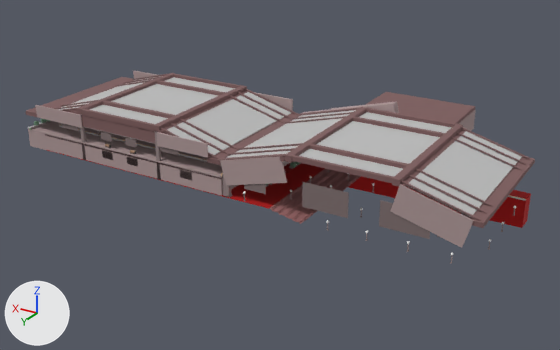
Renders of the glTF model vegas-101/assets/models/vegas_map.glb from each side of a commit.
The view is the same before and after, from a 50 mm lens placed at (-751.0, 841.0, 408.0), pointed at (-220.0, -44.0, -35.0). Lighting does not change. The marker at lower left points along +X, +Y and +Z. The picture after the commit comes second. Vertices at exactly the same position are counted once.

Objects in the first picture: 'Roblox reference geometry'.
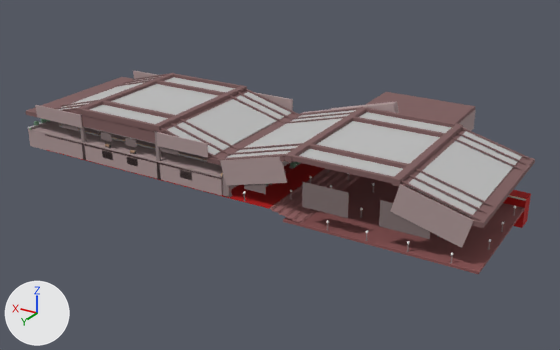
Boxes (x1, y1, x2, y2) around the edits, measured in the pictures (560 x 350 px):
'Roblox reference geometry', reshaped
    before: (26, 71, 535, 264)
    after: (26, 71, 535, 274)
part 1 of me_roblox_reference_geometry, added (brown)
    after: (283, 176, 525, 274)

What changed in the scene script:
```text
Change me_roblox_reference_geometry:
    used by ob_roblox_reference_geometry; location = (0.0, 0.0, 0.0)
    remove me_roblox_reference_geometry.from_pydata(...)  # 16582 vertices, 25274 faces; spans x -564.0..105.0, y -284.0..124.0, z -37.0..87.0
    add me_roblox_reference_geometry.from_pydata(...)  # 16660 vertices, 25478 faces; spans x -564.0..105.0, y -284.0..124.0, z -37.0..87.0
    me_roblox_reference_geometry part 1: a new loose piece, a box spanning x -564.0..-324.0, y -60.0..122.0, z -12.0..-9.0, in mat_fabric
    other edits to the shape of me_roblox_reference_geometry do not show in these pictures
```
